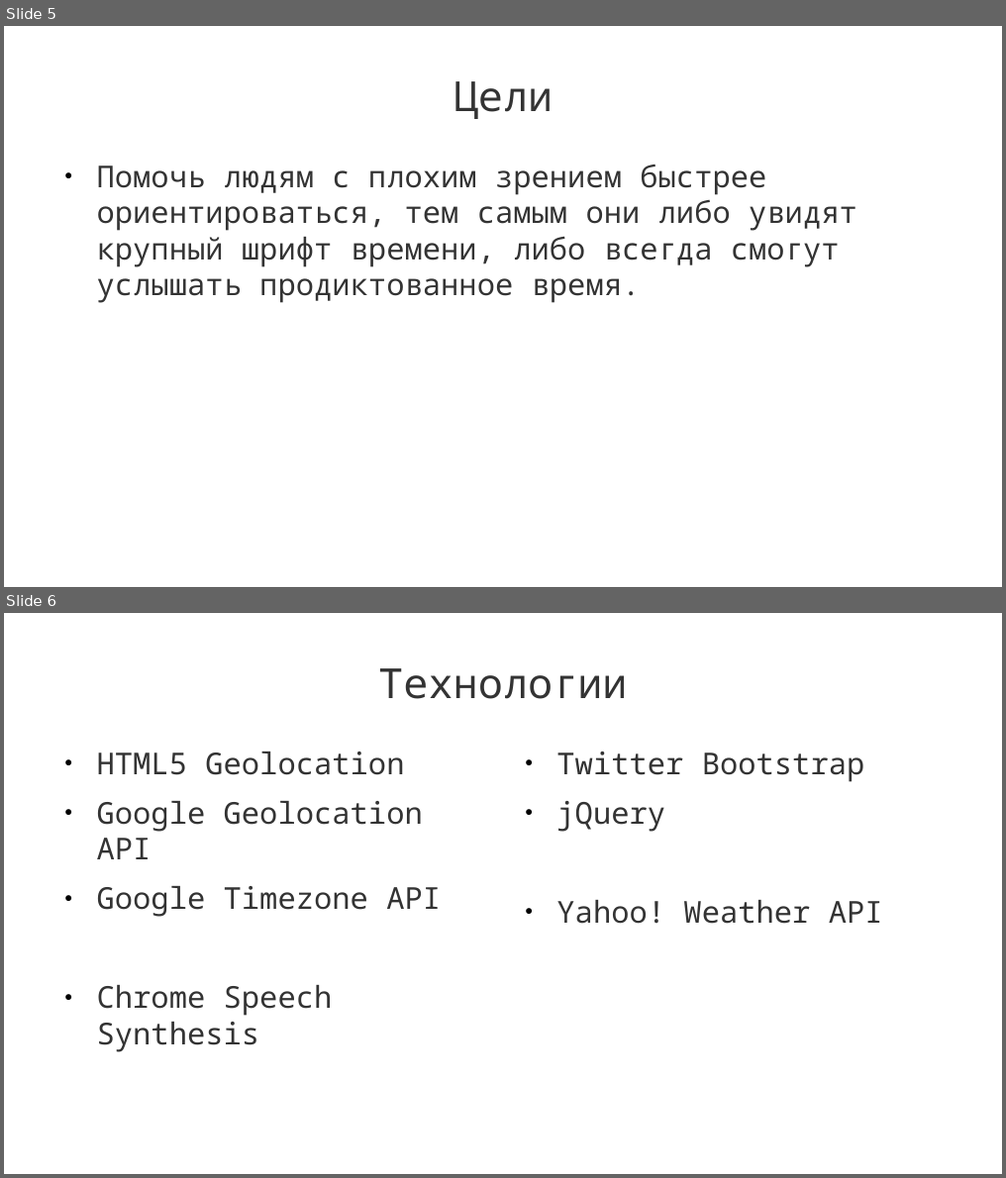
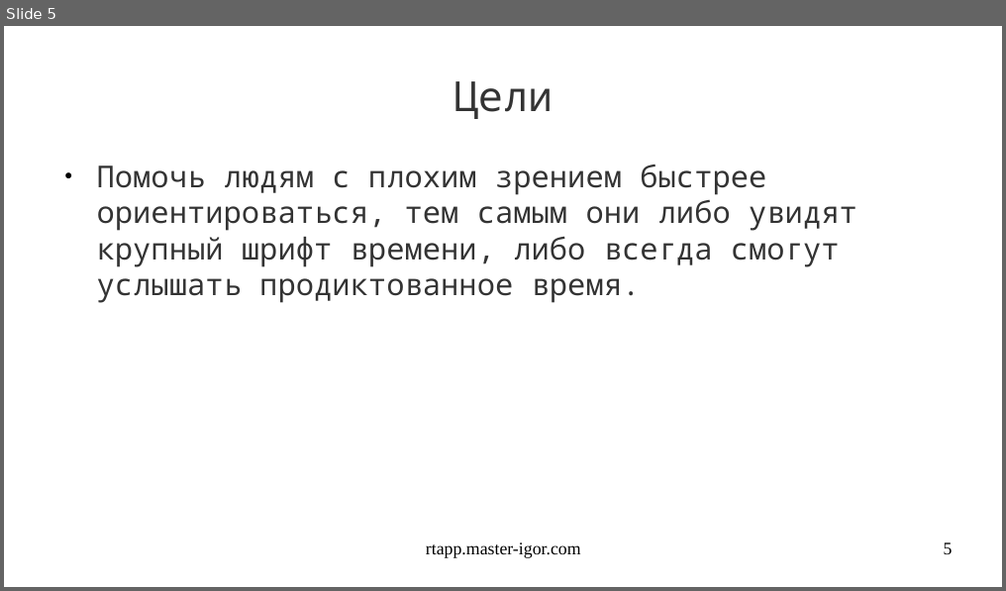
Before and after one commit to banditi/real-time-app, a slide deck: rtapp.odp. Shown one above the other, each under a label of ours: slides 5 and 6 before the commit, slide 5 after it. The pictures are 1006x1178 and 1006x591 pixels, drawn with LibreOffice and Linux fonts; fonts in the diff are those of the drawing. Boxes give left, top, right and bottom in pixels: in the first picture for what was removed or moved away, otherwise in the second. Text is boxed around its words. In the diff, an @@ line names an element or a change of style, - is before the commit and + after.

```diff
--- a/rtapp.odp
+++ b/rtapp.odp
@@ slide 6 removed at (x1=4, y1=613, x2=1002, y2=1174), background #FFFFFF @@
@@ title removed at (x1=378, y1=668, x2=627, y2=699) @@
-Технологии
@@ text removed at (x1=97, y1=752, x2=441, y2=1053) @@
-● HTML5 Geolocation
-● Google Geolocation API
-● Google Timezone API
-● Chrome Speech Synthesis
@@ text removed at (x1=556, y1=752, x2=883, y2=924) @@
-● Twitter Bootstrap
-● jQuery
-● Yahoo! Weather API
@@ slide 5 changed as well @@
@@ text added at (x1=426, y1=543, x2=581, y2=559), 14 pt, text #000000 @@
+rtapp.master-igor.com
@@ page number added at (x1=944, y1=543, x2=952, y2=555), 14 pt, text #000000 @@
+5
```
Also in this commit, not shown: 6 other slides changed, 3 slides added, 1 other slide removed, 12 other files.
